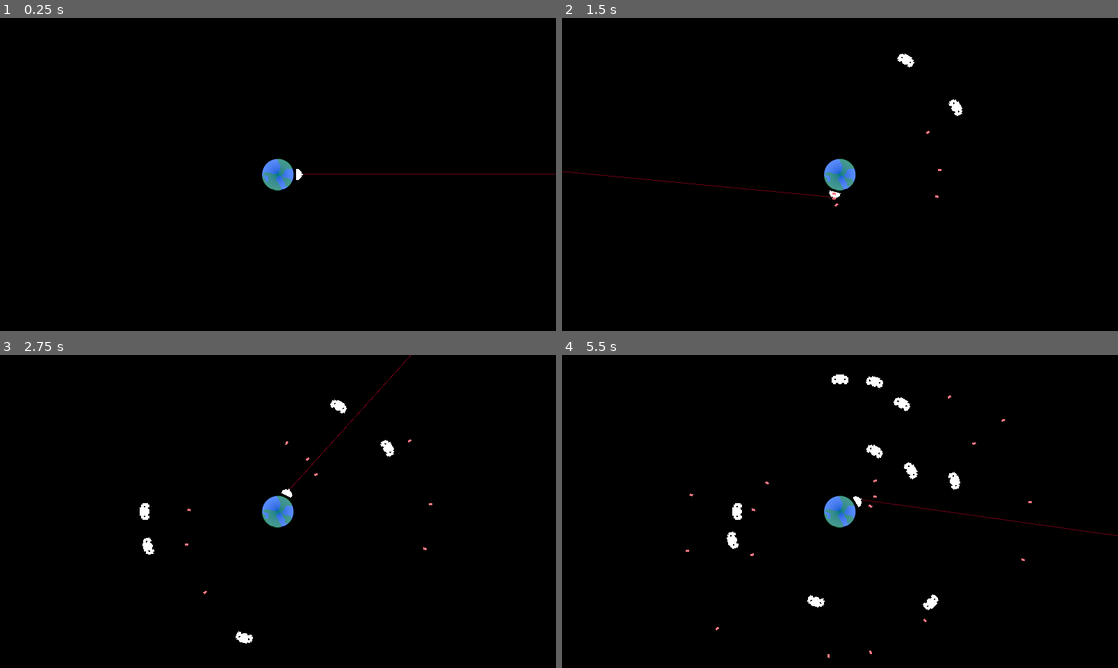
Above: before the commit, frames 1-4 (two rows, left to right).
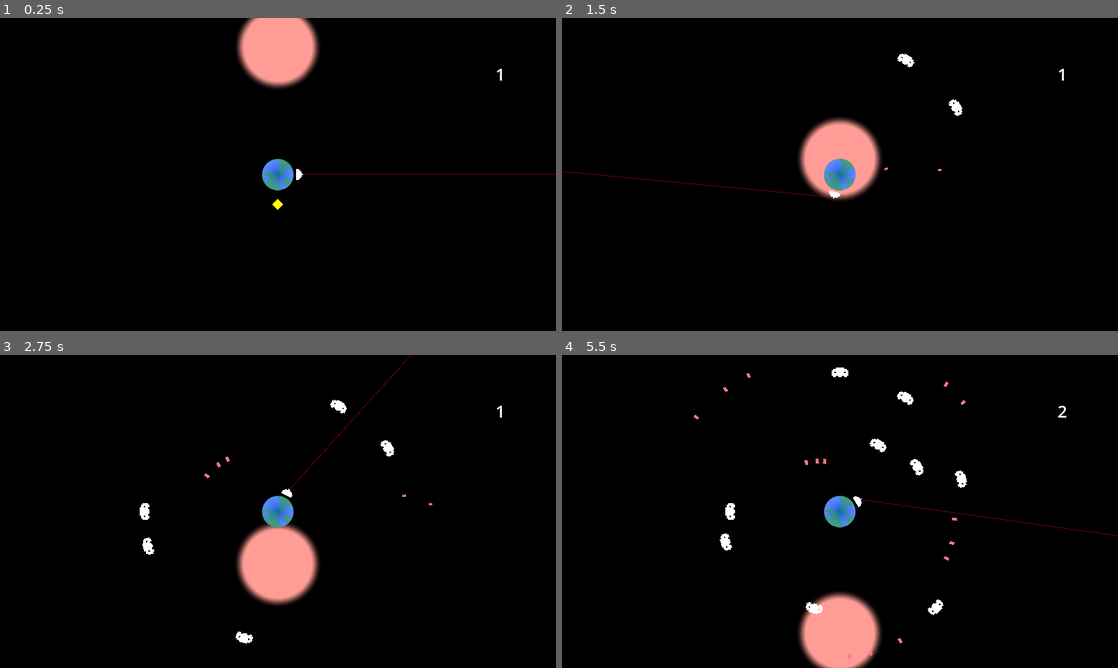
Above: after the commit, the same moments.

Repository: FFAACCUU/Terra-Invader
Game: Godot game, scene res://main.tscn
Same seed, same stepped clock (60 frames per second), same inputs: the game is played once before the commit and once after it.
Inputs (mouse positions are in pixels of both pictures, inside the frame that each line leads up to):
- Up to frame 1 (0.25 s): no input
- Up to frame 2 (1.5 s): move the mouse to (962, 158) at 0.52 s; press the mouse at (962, 158) at 0.53 s; move the mouse to (728, 190) at 1.27 s; release the mouse at (728, 190) at 1.28 s; click (728, 190) at 1.35 s
- Up to frame 3 (2.75 s): move the mouse to (333, 442) at 2.02 s; press the mouse at (333, 442) at 2.03 s
- Up to frame 4 (5.5 s): move the mouse to (812, 574) at 2.77 s; release the mouse at (812, 574) at 2.78 s; click (812, 574) at 2.85 s; move the mouse to (1006, 558) at 3.52 s; press the mouse at (1006, 558) at 3.53 s; move the mouse to (673, 464) at 4.27 s; release the mouse at (673, 464) at 4.28 s; click (673, 464) at 4.35 s; move the mouse to (867, 511) at 5.02 s; press the mouse at (867, 511) at 5.03 s

The runs differ from the first frame. In frame 1, 2.9% of the frame differs, in the area x 42-91%, y 0-62%; in frame 2, 2.7%; in frame 3, 3.2%; in frame 4, 4.3%, in the area x 22-91%, y 4-100%.

Commit message:
Al fin añadí las mejoras!
-nuevo sistema de mejoras utilizando resources
-un timer de ronda y el sol que funciona como indivador de este.

Diff:
--- a/clases/bullet.gd
+++ b/clases/bullet.gd
@@ -9,8 +9,10 @@
 
 @onready var visuals : Polygon2D = $Polygon2D
 @onready var hitbox : Area2D = $HitBox
+@onready var hit_detector : Area2D = $HitDetector
 
 func _ready() -> void:
+	top_level = true
 	death_timer.wait_time = life_time
 	death_timer.start()
 	hitbox.damage = damage
@@ -21,3 +23,6 @@
 
 func _on_death_timer_timeout() -> void:
 	queue_free()
+
+func _on_hit_detector_area_entered(area):
+	queue_free()
--- a/clases/hitbox.gd
+++ b/clases/hitbox.gd
@@ -1,11 +1,9 @@
 extends Area2D
 class_name HitBox
-
 
 var damage : float
 
 @onready var collision_shape = $CollisionShape2D
 
-
 func set_disabled(is_disabled : bool):
 	collision_shape.set_deferred("set_disabled", is_disabled)
--- /dev/null
+++ b/clases/hurtbox.gd
@@ -0,0 +1,6 @@
+extends Area2D
+class_name HurtBox
+
+func _on_area_entered(hitbox : HitBox):
+	if owner.has_method("take_damage"):
+		owner.take_damage(hitbox.damage)
--- /dev/null
+++ b/clases/upgrades/base_upgrade_strategy.gd
@@ -0,0 +1,8 @@
+extends Resource
+class_name BaseUpgradeStrategy
+
+
+#Funcion que llamamos al agregar una mejora
+func apply_upgrade(target : Node):
+	#No hace nada por default
+	pass
--- /dev/null
+++ b/clases/upgrades/damage_up.gd
@@ -0,0 +1,7 @@
+extends BaseUpgradeStrategy
+class_name DamageUpgrade
+
+@export var damage_increase : float = 1.0
+
+func apply_upgrade(target : Node):
+	target.bullet_damage += damage_increase
--- /dev/null
+++ b/clases/upgrades/multishot.gd
@@ -0,0 +1,7 @@
+extends BaseUpgradeStrategy
+class_name MultishotUpgrade
+
+@export var ammount_increase : int = 1
+
+func apply_upgrade(target : Node):
+	target.bullet_ammount += ammount_increase
--- /dev/null
+++ b/global/signal_bus.gd
@@ -0,0 +1,4 @@
+extends Node
+
+signal round_start
+signal round_end(round : int)
--- a/main.tscn
+++ b/main.tscn
@@ -1,8 +1,25 @@
-[gd_scene load_steps=9 format=3 uid="uid://cy1ooxcfun7ue"]
+[gd_scene load_steps=14 format=3 uid="uid://cy1ooxcfun7ue"]
 
 [ext_resource type="PackedScene" uid="uid://dlkosvyvata8f" path="res://objetos/jugador/player_ship.tscn" id="1_7ulvc"]
 [ext_resource type="Script" path="res://niveles/main.gd" id="1_ekwdi"]
+[ext_resource type="Script" path="res://objetos/misc/sun.gd" id="2_f62lb"]
+[ext_resource type="Script" path="res://objetos/misc/round_timer.gd" id="3_8mgf5"]
 [ext_resource type="PackedScene" uid="uid://cm0btgcw44e0l" path="res://objetos/misc/spawner/spawn.tscn" id="3_8s8qt"]
+[ext_resource type="PackedScene" uid="uid://y6mgo61gjri6" path="res://objetos/misc/upgrade.tscn" id="6_fg3nk"]
+
+[sub_resource type="Gradient" id="Gradient_omyy5"]
+interpolation_mode = 2
+interpolation_color_space = 1
+offsets = PackedFloat32Array(0.766234, 1)
+colors = PackedColorArray(1, 0.615686, 0.584314, 1, 0, 0, 0, 0)
+
+[sub_resource type="GradientTexture2D" id="GradientTexture2D_qle1j"]
+gradient = SubResource("Gradient_omyy5")
+width = 256
+height = 256
+fill = 1
+fill_from = Vector2(0.5, 0.5)
+fill_to = Vector2(1, 0.5)
 
 [sub_resource type="Gradient" id="Gradient_ic6fo"]
 interpolation_color_space = 1
@@ -37,6 +54,27 @@
 position = Vector2(800, 450)
 script = ExtResource("1_ekwdi")
 
+[node name="Label" type="Label" parent="."]
+offset_left = 608.0
+offset_top = -322.0
+offset_right = 672.0
+offset_bottom = -255.0
+theme_override_font_sizes/font_size = 48
+text = "1"
+horizontal_alignment = 1
+vertical_alignment = 1
+
+[node name="Sun" type="Sprite2D" parent="." node_paths=PackedStringArray("round_timer")]
+texture = SubResource("GradientTexture2D_qle1j")
+script = ExtResource("2_f62lb")
+round_timer = NodePath("../RoundTimer")
+
+[node name="RoundTimer" type="Timer" parent="."]
+wait_time = 5.0
+one_shot = true
+autostart = true
+script = ExtResource("3_8mgf5")
+
 [node name="PlayerShip" parent="." instance=ExtResource("1_7ulvc")]
 distance = 60.0
 
@@ -62,4 +100,8 @@
 [node name="spawn" parent="." instance=ExtResource("3_8s8qt")]
 position = Vector2(0, -1)
 
+[node name="Upgrade" parent="." instance=ExtResource("6_fg3nk")]
+position = Vector2(0, 86)
+
+[connection signal="timeout" from="RoundTimer" to="." method="_on_round_timer_timeout"]
 [connection signal="body_entered" from="Planet/Area2D" to="." method="_on_area_2d_body_entered"]
--- a/niveles/main.gd
+++ b/niveles/main.gd
@@ -1,6 +1,16 @@
 extends Node2D
 
 var vida : int = 5
+
+var current_round : int = 1
+
+@onready var label = $Label
+
+func _ready():
+	update_round_text()
+
+func update_round_text():
+	label.text = str(current_round)
 
 func _on_area_2d_body_entered(body: Node2D) -> void:
 	body.queue_free()
@@ -8,3 +18,8 @@
 	if vida <= 0:
 		vida = 0
 		get_tree().quit()
+
+func _on_round_timer_timeout():
+	current_round += 1
+	update_round_text()
+	SignalBus.emit_signal("round_end", current_round)
--- a/objetos/enemigos/basico/enemy_basic.gd
+++ b/objetos/enemigos/basico/enemy_basic.gd
@@ -3,13 +3,23 @@
 @export var max_health : float
 @onready var health : float = max_health
 
+@onready var hurt_box = $HurtBox
+@onready var despawn_timer = $DespawnTimer
+
+var speed : float = 15
+
 func _ready() -> void:
+	SignalBus.connect("round_end", on_round_end)
+
 	look_at(Vector2(800, 450))
 
 func take_damage(ammount : float):
 	health -= ammount
 	if health <= 0:
-		queue_free()
+		die()
+
+func die():
+	queue_free()
 
 func _physics_process(delta: float) -> void:
 	look_at(Vector2(800, 450))
@@ -18,4 +28,12 @@
 	move_and_slide()
 
 func move(delta : float):
-	velocity += transform.x * 15 * delta
+	velocity += transform.x * speed * delta
+
+func on_round_end(round : int):
+	speed = -150
+	hurt_box.monitoring = false
+	despawn_timer.start()
+
+func _on_despawn_timer_timeout():
+	queue_free()
--- a/objetos/enemigos/basico/enemy_basic.tscn
+++ b/objetos/enemigos/basico/enemy_basic.tscn
@@ -1,6 +1,7 @@
-[gd_scene load_steps=4 format=3 uid="uid://ba738qi6kprqt"]
+[gd_scene load_steps=5 format=3 uid="uid://ba738qi6kprqt"]
 
 [ext_resource type="Script" path="res://objetos/enemigos/basico/enemy_basic.gd" id="1_hw2ha"]
+[ext_resource type="Script" path="res://clases/hurtbox.gd" id="2_u7p3j"]
 
 [sub_resource type="CanvasItemMaterial" id="CanvasItemMaterial_kt7i0"]
 
@@ -9,7 +10,7 @@
 
 [node name="EnemyBasic" type="CharacterBody2D"]
 collision_layer = 2
-collision_mask = 4
+collision_mask = 0
 motion_mode = 1
 script = ExtResource("1_hw2ha")
 max_health = 10.0
@@ -25,3 +26,20 @@
 position = Vector2(-2, 0)
 rotation = -1.57079
 shape = SubResource("RectangleShape2D_m881r")
+
+[node name="HurtBox" type="Area2D" parent="."]
+collision_layer = 8
+collision_mask = 4
+script = ExtResource("2_u7p3j")
+
+[node name="CollisionShape2D" type="CollisionShape2D" parent="HurtBox"]
+position = Vector2(-2, 0)
+rotation = -1.57079
+shape = SubResource("RectangleShape2D_m881r")
+
+[node name="DespawnTimer" type="Timer" parent="."]
+wait_time = 5.0
+one_shot = true
+
+[connection signal="area_entered" from="HurtBox" to="HurtBox" method="_on_area_entered"]
+[connection signal="timeout" from="DespawnTimer" to="." method="_on_despawn_timer_timeout"]
--- a/objetos/jugador/player_ship.gd
+++ b/objetos/jugador/player_ship.gd
@@ -14,13 +14,22 @@
 
 var can_shoot : bool = true
 
+var upgrades : Array[BaseUpgradeStrategy] = []:
+	set(get_upgrades):
+		apply_upgrades()
+
 func _ready():
 	$Polygon2D.position.x = distance
 	$CollisionShape2D.position.x = distance
+	apply_upgrades()
 
-func _process(delta):
+func _process(_delta):
 	if can_shoot && Input.is_action_pressed("Shoot"):
 		shoot()
+
+func apply_upgrades():
+	for strategy in upgrades:
+		strategy.apply_upgrade(self)
 
 func _physics_process(delta):
 	move(delta, get_global_mouse_position())
@@ -28,6 +37,8 @@
 func move(delta : float, target : Vector2):
 	var vector = target - global_position
 	var angle = vector.angle()
+
+	#Rota la nave y el bullet marker hacia el mouse.
 	global_rotation = lerp_angle(global_rotation, angle, Input.get_last_mouse_velocity().limit_length(speed).length() + speed)
 	bullet_marker.global_rotation = lerp_angle(bullet_marker.global_rotation, angle, Input.get_last_mouse_velocity().limit_length(0.1).length() + 0.2)
 
@@ -37,13 +48,14 @@
 	shoot_timer.start(fire_rate)
 
 func create_bullet():
-	shoot_multiple(10.0)
+	shoot_multiple(5.0)
 
 func set_bullet_postion(bullet : Node, offset):
 	bullet.global_position = bullet_marker.global_position
 	bullet.global_rotation_degrees = bullet_marker.global_rotation_degrees + offset
 	bullet.visuals.scale = Vector2(bullet_damage * 0.2, bullet_damage * 0.2)
 	bullet.hitbox.scale = bullet.visuals.scale
+	bullet.hit_detector.scale = bullet.visuals.scale
 
 func set_bullet_params(bullet : Node):
 	bullet.damage = bullet_damage
@@ -53,10 +65,10 @@
 func _on_shoot_timer_timeout():
 	can_shoot = true
 
-func shoot_multiple(offset : float):
+func shoot_multiple(offset : float): #Dispara la misma cantidad de balas que bullet ammoun y calcula un offset para cada una.
 	var current_offset : float = offset * 2
 	instantiate_bullet(0)
-	for i in bullet_ammount - 1: #Reemplazar con variable, añadir un -1 tambien (bul_ammount - 1)
+	for i in bullet_ammount - 1:
 		instantiate_bullet(current_offset)
 		if current_offset > 0:
 			current_offset = (current_offset + offset) * -1
@@ -66,5 +78,5 @@
 func instantiate_bullet(current_offset : float):
 	var bullet_instance = bullet_scene.instantiate()
 	set_bullet_params(bullet_instance)
-	get_tree().root.add_child(bullet_instance)
+	add_child(bullet_instance)
 	set_bullet_postion(bullet_instance, current_offset)
--- a/objetos/jugador/player_ship.tscn
+++ b/objetos/jugador/player_ship.tscn
@@ -13,8 +13,9 @@
 bullet_scene = ExtResource("2_2tg6h")
 bullet_damage = 5.0
 bullet_speed = 300.0
-bullet_life_time = 5.0
-bullet_ammount = 3
+bullet_life_time = 3.5
+bullet_ammount = 1
+fire_rate = 0.7
 
 [node name="Polygon2D" type="Polygon2D" parent="."]
 rotation = 1.5708
--- /dev/null
+++ b/objetos/misc/round_timer.gd
@@ -0,0 +1,11 @@
+extends Timer
+
+func  _ready():
+	SignalBus.connect("round_end", on_round_end)
+	SignalBus.connect("round_start", on_round_start)
+
+func on_round_end(round : int):
+	wait_time += 0.1
+
+func on_round_start():
+	start()
--- a/objetos/misc/spawner/spawn.gd
+++ b/objetos/misc/spawner/spawn.gd
@@ -7,6 +7,9 @@
 
 # Called when the node enters the scene tree for the first time.
 func _ready():
+	SignalBus.connect("round_end", on_round_end)
+	SignalBus.connect("round_start", on_round_start)
+
 	for i in get_children():
 		if i is Marker2D:
 			spawn_points.append(i)
@@ -16,3 +19,9 @@
 	var enemigo = enemigo_escena.instantiate()
 	enemigo.position = spawn.position
 	main.add_child(enemigo)
+
+func on_round_end(_round : int):
+	$Timer.stop()
+
+func on_round_start():
+	$Timer.start()
--- /dev/null
+++ b/objetos/misc/sun.gd
@@ -0,0 +1,9 @@
+extends Sprite2D
+
+@export var round_timer : Timer
+
+func _ready():
+	position = Vector2(0.0, -450.0)
+
+func _process(delta):
+	create_tween().tween_property(self, "position", Vector2(0.0, 450.0), round_timer.wait_time).set_trans(Tween.TRANS_LINEAR)
--- /dev/null
+++ b/objetos/misc/upgrade.gd
@@ -0,0 +1,8 @@
+extends Node2D
+
+@export var upgrade_resources : Array[BaseUpgradeStrategy]
+
+func _on_area_2d_body_entered(body):
+	body.upgrades.append_array(upgrade_resources)
+	body.apply_upgrades()
+	queue_free()
--- /dev/null
+++ b/objetos/misc/upgrade.tscn
@@ -0,0 +1,26 @@
+[gd_scene load_steps=6 format=3 uid="uid://y6mgo61gjri6"]
+
+[ext_resource type="Script" path="res://objetos/misc/upgrade.gd" id="1_0remc"]
+[ext_resource type="Script" path="res://clases/upgrades/base_upgrade_strategy.gd" id="2_bn8gw"]
+[ext_resource type="Resource" uid="uid://c7t70lh58h0il" path="res://resources/damage_up.tres" id="3_larmp"]
+[ext_resource type="Resource" uid="uid://c0eh7tkka5kq5" path="res://resources/multishot.tres" id="4_ime3v"]
+
+[sub_resource type="CircleShape2D" id="CircleShape2D_u2gy4"]
+radius = 24.0
+
+[node name="Upgrade" type="Node2D"]
+script = ExtResource("1_0remc")
+upgrade_resources = Array[ExtResource("2_bn8gw")]([ExtResource("3_larmp"), ExtResource("4_ime3v")])
+
+[node name="Area2D" type="Area2D" parent="."]
+collision_layer = 32
+monitorable = false
+
+[node name="CollisionShape2D" type="CollisionShape2D" parent="Area2D"]
+shape = SubResource("CircleShape2D_u2gy4")
+
+[node name="Polygon2D" type="Polygon2D" parent="."]
+color = Color(1, 1, 0, 1)
+polygon = PackedVector2Array(0, 16, -16, 0, 0, -16, 16, 0)
+
+[connection signal="body_entered" from="Area2D" to="." method="_on_area_2d_body_entered"]
--- a/objetos/proyectiles/player_bullet.tscn
+++ b/objetos/proyectiles/player_bullet.tscn
@@ -23,7 +23,17 @@
 position = Vector2(5, 0)
 shape = SubResource("RectangleShape2D_ji5vc")
 
+[node name="HitDetector" type="Area2D" parent="."]
+collision_layer = 0
+collision_mask = 8
+monitorable = false
+
+[node name="CollisionShape2D" type="CollisionShape2D" parent="HitDetector"]
+position = Vector2(5, 0)
+shape = SubResource("RectangleShape2D_ji5vc")
+
 [node name="DeathTimer" type="Timer" parent="."]
 one_shot = true
 
+[connection signal="area_entered" from="HitDetector" to="." method="_on_hit_detector_area_entered"]
 [connection signal="timeout" from="DeathTimer" to="." method="_on_death_timer_timeout"]
--- a/project.godot
+++ b/project.godot
@@ -14,6 +14,10 @@
 run/main_scene="res://main.tscn"
 config/features=PackedStringArray("4.3", "Mobile")
 config/icon="res://icon.svg"
+
+[autoload]
+
+SignalBus="*res://global/signal_bus.gd"
 
 [display]
 
--- /dev/null
+++ b/resources/damage_up.tres
@@ -0,0 +1,7 @@
+[gd_resource type="Resource" script_class="DamageUpgrade" load_steps=2 format=3 uid="uid://c7t70lh58h0il"]
+
+[ext_resource type="Script" path="res://clases/upgrades/damage_up.gd" id="1_i4sc7"]
+
+[resource]
+script = ExtResource("1_i4sc7")
+damage_increase = 2.0
--- /dev/null
+++ b/resources/multishot.tres
@@ -0,0 +1,7 @@
+[gd_resource type="Resource" script_class="MultishotUpgrade" load_steps=2 format=3 uid="uid://c0eh7tkka5kq5"]
+
+[ext_resource type="Script" path="res://clases/upgrades/multishot.gd" id="1_2y6ow"]
+
+[resource]
+script = ExtResource("1_2y6ow")
+ammount_increase = 2
